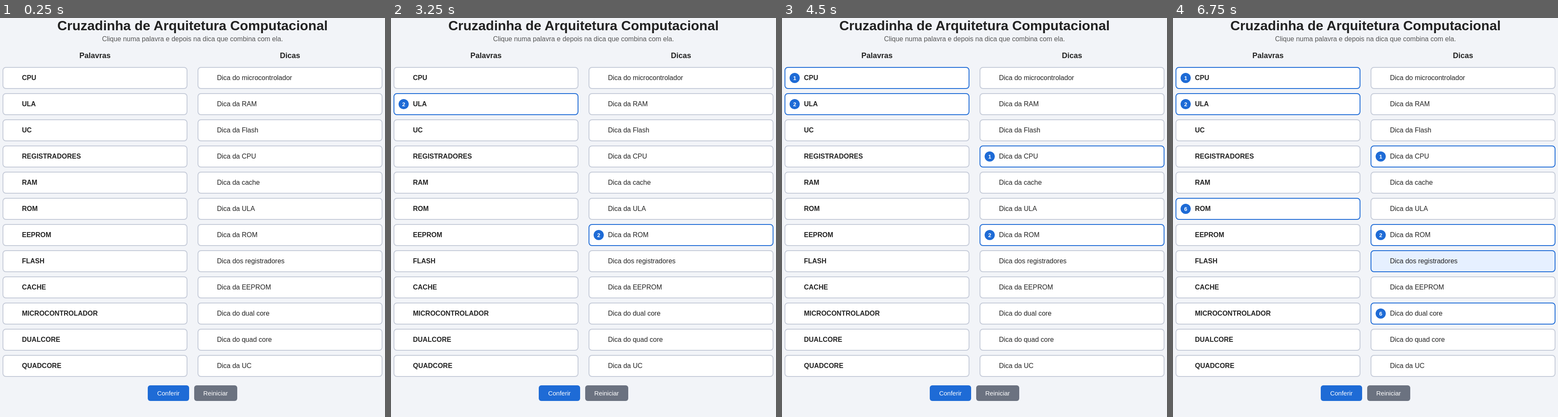
Above: before the commit, frames 1-4 (left to right).
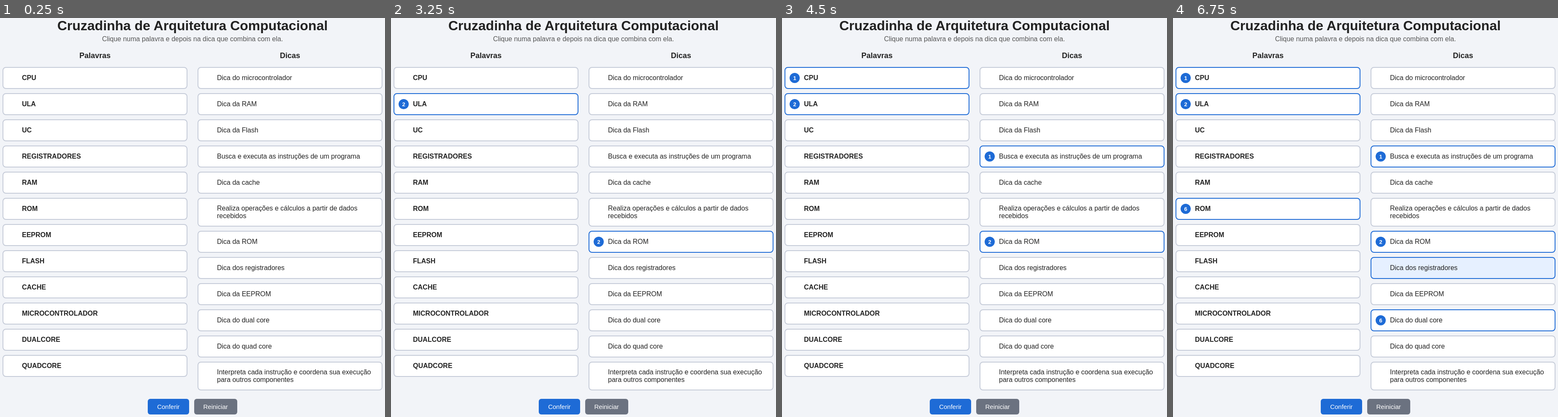
Above: after the commit, the same moments.

Repository: vinikenzosptech/arquitetura-computacional-game
Game: browser game, page index.html
The game is run twice, just before and just after one commit, with the same random seed, the same clock (stepped at 60 frames per second) and the same inputs.
Inputs (mouse positions are in pixels of both pictures, inside the frame that each line leads up to; where the layout moved, square brackets give the same spot in the first picture):
- Up to frame 1 (0.25 s): no input
- Up to frame 2 (3.25 s): click (487, 181) at 1.27 s; click (487, 365) at 1.87 s; click (487, 105) at 2.47 s; click (679, 241) [679, 233] at 3.07 s
- Up to frame 3 (4.5 s): click (878, 77) at 3.67 s; click (1070, 157) at 4.27 s
- Up to frame 4 (6.75 s): click (1461, 321) [1461, 313] at 4.87 s; click (1269, 209) at 5.47 s; click (1461, 129) at 6.07 s; click (1461, 269) [1461, 261] at 6.67 s

The runs differ from the first frame. In frame 1, 5.8% of the frame differs, in the area x 38-100%, y 33-100%; in frame 2, 5.9%; in frame 3, 5.9%; in frame 4, 6.2%.

Commit message:
feat: adicionando dicas para cpu, ula e uc

Diff:
--- a/index.html
+++ b/index.html
@@ -35,9 +35,9 @@
 <script>
     // EDITE AQUI: coloque as suas dicas (máximo de 15 palavras, sem citar a resposta)
     const listaDePalavras = [
-        { palavra: "CPU", dica: "Dica da CPU" },
-        { palavra: "ULA", dica: "Dica da ULA" },
-        { palavra: "UC", dica: "Dica da UC" },
+        { palavra: "CPU", dica: "Busca e executa as instruções de um programa" },
+        { palavra: "ULA", dica: "Realiza operações e cálculos a partir de dados recebidos" },
+        { palavra: "UC", dica: "Interpreta cada instrução e coordena sua execução para outros componentes" },
         { palavra: "REGISTRADORES", dica: "Dica dos registradores" },
         { palavra: "RAM", dica: "Dica da RAM" },
         { palavra: "ROM", dica: "Dica da ROM" },
